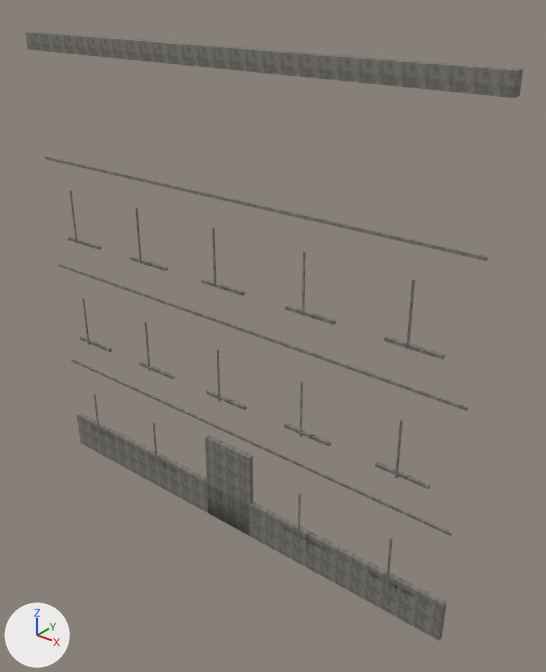
The OBJ model resources/blender/zombie_street/Street_BlockR3_Trim.obj as it was, and as the next commit left it.
Before and after are seen from a camera (50 mm lens) standing at (11.54, -12.44, 13.47) and looking at (1.06, 0.66, 5.35). Arrows for +X, +Y and +Z are at lower left; the lights stay in place. The picture after the commit comes second. Where no turn or scale is listed for an object, it has been applied to the vertices.

Names of what the first picture shows: 'Street_BlockR3_Trim'.
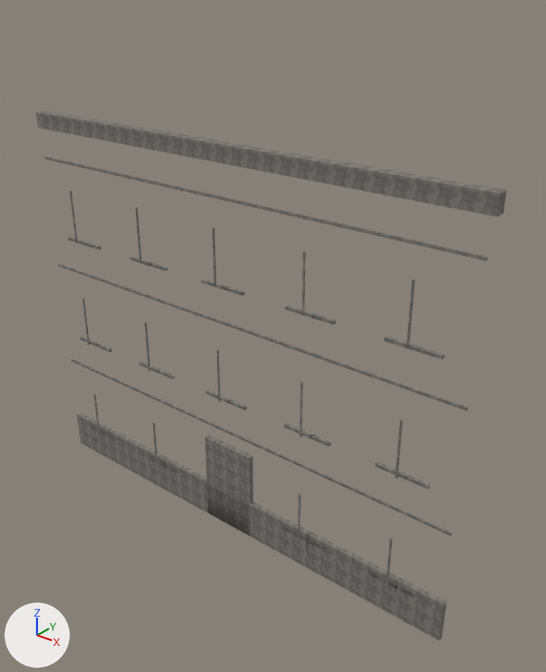
Where the change shows, as pixel boxes [x1, y1, x2, y2] in the pictures (546 x 672 px; the box of a moved part takes in the faces that stretch with it):
'Street_BlockR3_Trim', reshaped (13% shorter): before [25, 32, 523, 640]; after [36, 111, 507, 640]
part 1 of me_street_blockr3_trim, moved or reshaped: before [25, 32, 523, 98]; after [36, 111, 507, 217]

The change, as a diff of the scene's bpy script:
```diff
--- a/resources/blender/zombie_street/Street_BlockR3_Trim.obj.py
+++ b/resources/blender/zombie_street/Street_BlockR3_Trim.obj.py
@@ me_street_blockr3_trim @@
 # used by ob_street_blockr3_trim; location = (0.0, 0.0, 0.0)
-me_street_blockr3_trim.from_pydata(...)  # 272 vertices, 408 faces; spans x -6.6..6.6, y -0.22..0.26, z -0.64..12.0
+me_street_blockr3_trim.from_pydata(...)  # 272 vertices, 408 faces; spans x -6.6..6.6, y -0.22..0.26, z -0.64..10.0
+# me_street_blockr3_trim part 1: the loose piece of 8 vertices spanning x -6.6..6.6, y 0.0..0.26, z 11.58..12.0 is moved by (0.0, 0.0, -2.0)
 me_street_blockr3_trim.materials.append(mat_trimstone)
```
